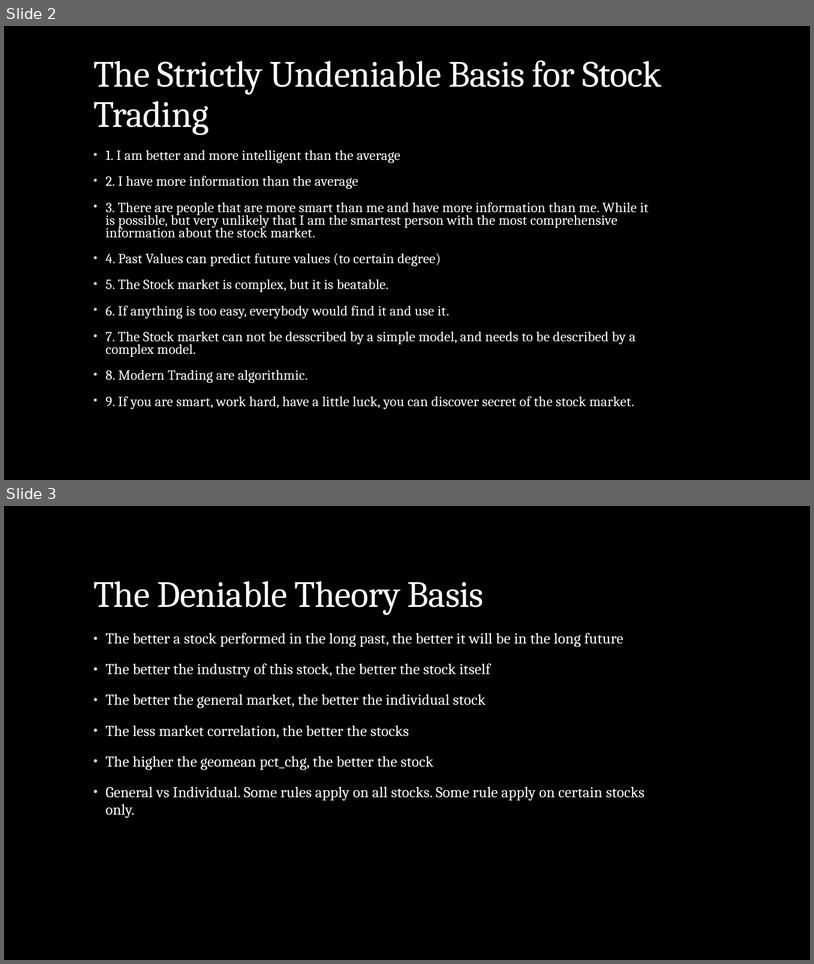
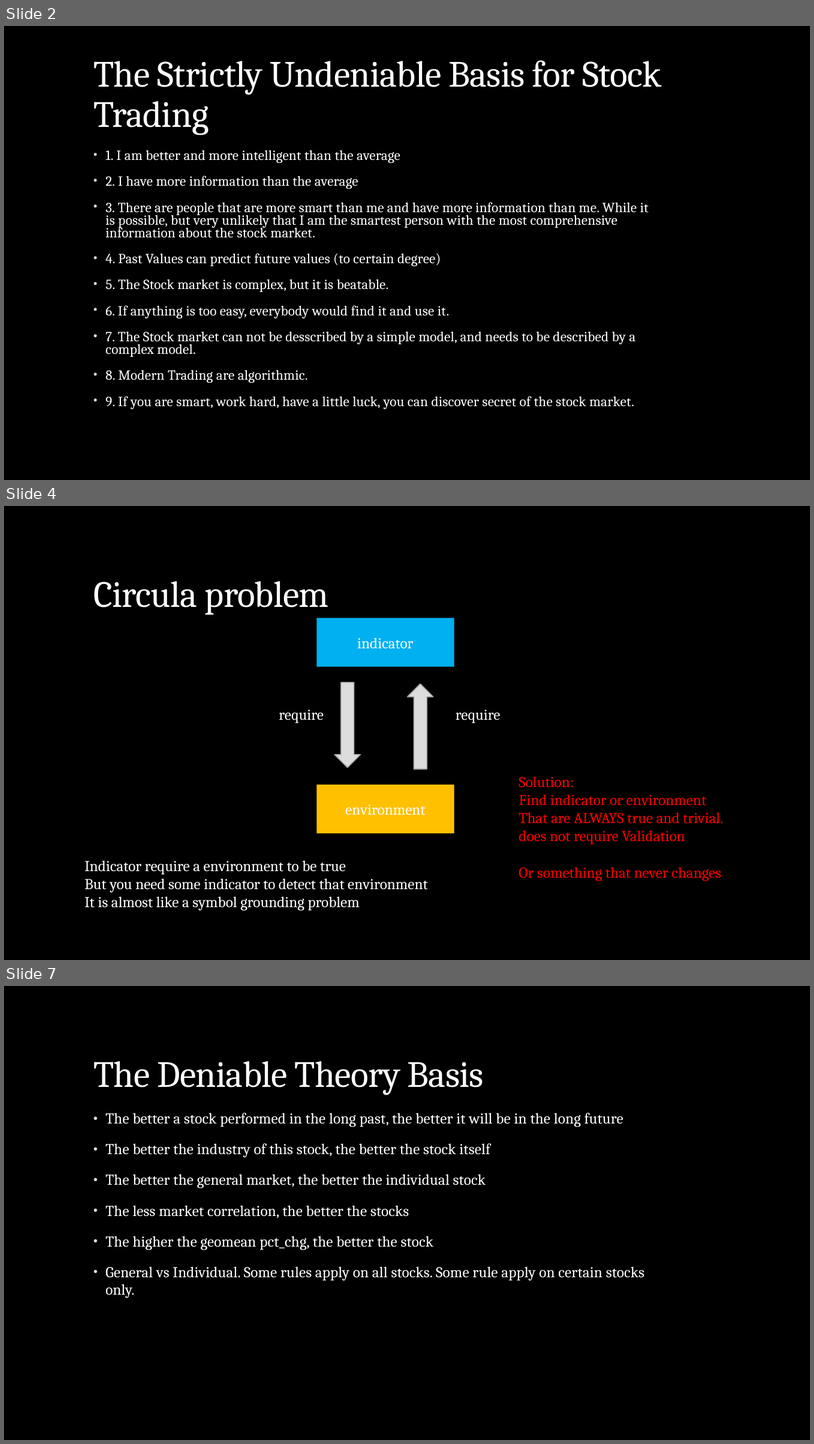
Before and after one commit to webclinic017/Stock-5, a slide deck: Doc/All-In-One.pptx. Shown one above the other, each under a label of ours: slides 2 and 3 before the commit, slides 2, 4 and 7 after it; the slides between them are not shown. The pictures are 814x964 and 814x1444 pixels, drawn with LibreOffice and Linux fonts; fonts in the diff are those of the drawing. Boxes give left, top, right and bottom in pixels: in the first picture for what was removed or moved away, otherwise in the second. Text is boxed around its words. In the diff, an @@ line names an element or a change of style, - is before the commit and + after.

```diff
--- a/Doc/All-In-One.pptx
+++ b/Doc/All-In-One.pptx
@@ slide 4 added at [4, 506, 810, 960], background #000000 @@
@@ title added at [93, 581, 329, 615], 44 pt, text #FFFFFF @@
+Circula problem
@@ rectangle added at [317, 618, 455, 667], fill #00B0F0, 18 pt, text #FFFFFF @@
+indicator
@@ down arrow added at [335, 682, 361, 768], fill #DDDDDD, outline #A3A3A3 1.1 pt @@
@@ down arrow added at [408, 684, 434, 769], fill #DDDDDD, outline #A3A3A3 1.1 pt @@
@@ text added at [279, 709, 324, 723], 18 pt, text #FFFFFF @@
+require
@@ text added at [456, 709, 501, 723], 18 pt, text #FFFFFF @@
+require
@@ rectangle added at [317, 784, 455, 833], fill #FFC000, 18 pt, text #FFFFFF @@
+environment
@@ text added at [519, 776, 723, 881], 18 pt, text #FF0000 @@
+Solution:
+Find indicator or environment
+That are ALWAYS true and trivial.
+does not require Validation
+Or something that never changes
@@ text added at [84, 860, 428, 910], 18 pt, text #FFFFFF @@
+Indicator require a environment to be true
+But you need some indicator to detect that environment
+It is almost like a symbol grounding problem
@@ what was slide 3 is now slide 7 @@
```
Also in this commit, not shown: 3 other slides added, 4 other files.
